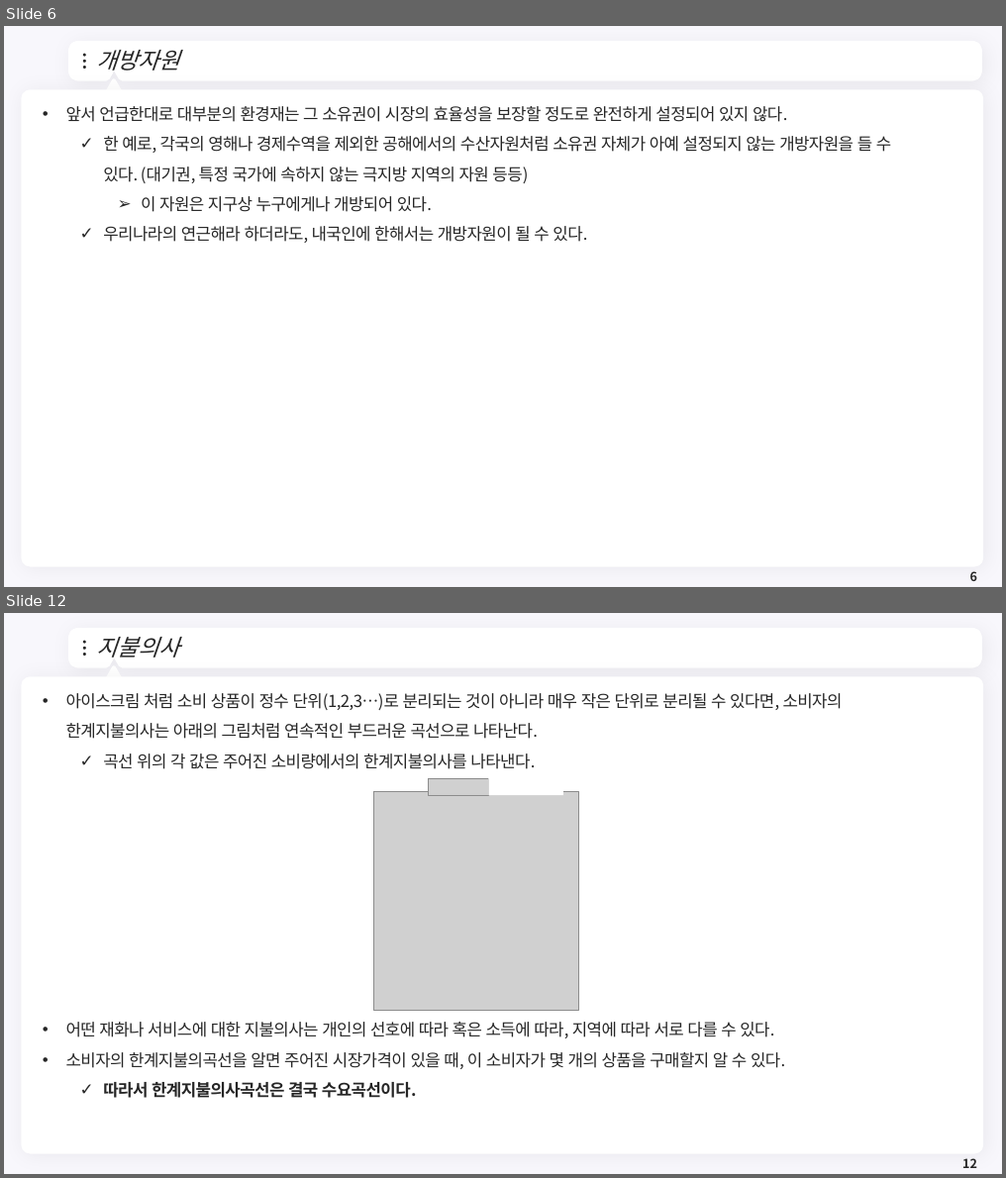
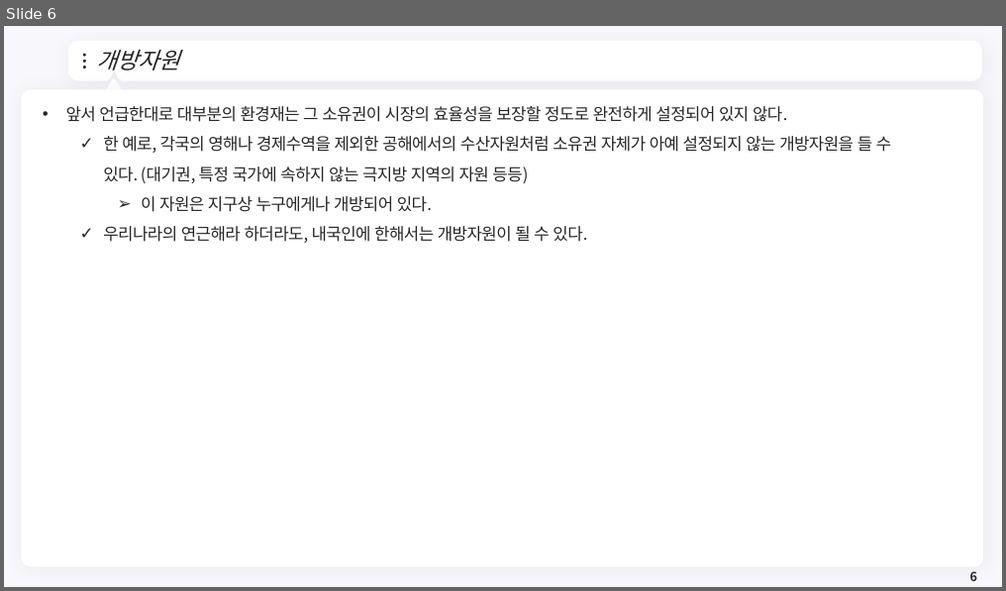
Before and after one commit to meandthey/Teaching, a slide deck: 환경경제학/2026-1/환경경제학_Chapter_04.pptx. Shown one above the other, each under a label of ours: slides 6 and 12 before the commit, slide 6 after it; the slides between them are not shown. The pictures are 1006x1178 and 1006x591 pixels, drawn with LibreOffice and Linux fonts; fonts in the diff are those of the drawing; grey boxes stand for pictures; background and template pictures are left out. Boxes give left, top, right and bottom in pixels: in the first picture for what was removed or moved away, otherwise in the second. Text is boxed around its words. In the diff, an @@ line names an element or a change of style, - is before the commit and + after.

```diff
--- a/환경경제학/2026-1/환경경제학_Chapter_04.pptx
+++ b/환경경제학/2026-1/환경경제학_Chapter_04.pptx
@@ slide 12 removed at (4, 613, 1002, 1174), background #F8F7FC; not listed: 7 template elements that a slide beside it also shows @@
@@ title removed at (96, 637, 180, 658) @@
-지불의사
@@ text removed at (66, 693, 843, 1098) @@
-• 아이스크림 처럼 소비 상품이 정수 단위(1,2,3…)로 분리되는 것이 아니라 매우 작은 단위로 분리될 수 있다면, 소비자의 한계지불의사는 아래의 그림처럼 연속적인 부드러운 곡선으로 나타난다.
-  ✓ 곡선 위의 각 값은 주어진 소비량에서의 한계지불의사를 나타낸다.
-• 어떤 재화나 서비스에 대한 지불의사는 개인의 선호에 따라 혹은 소득에 따라, 지역에 따라 서로 다를 수 있다.
-• 소비자의 한계지불의곡선을 알면 주어진 시장가격이 있을 때, 이 소비자가 몇 개의 상품을 구매할지 알 수 있다.
-  ✓ 따라서 한계지불의사곡선은 결국 수요곡선이다.
@@ picture removed at (429, 778, 488, 796) @@
@@ rectangle removed at (488, 778, 563, 796) @@
@@ picture removed at (374, 792, 579, 1011) @@
@@ page number removed at (962, 1158, 977, 1168) @@
-12
```
Also in this commit, not shown: 5 slides changed, 15 slides added, 17 other slides removed, 4 other files.
